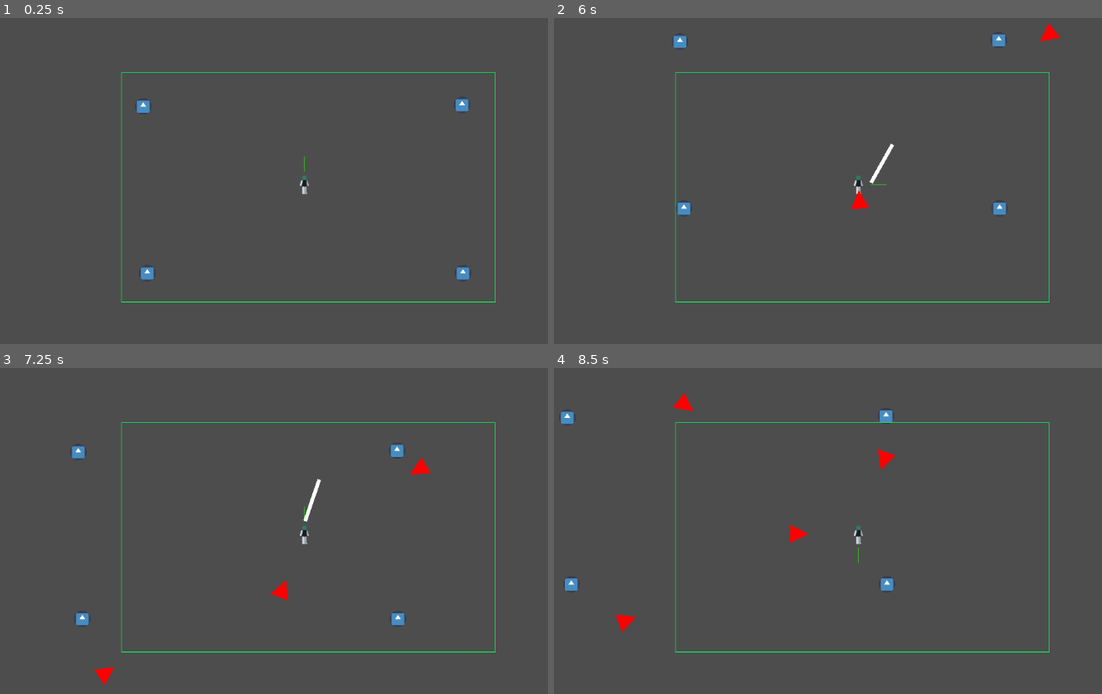
Above: before the commit, frames 1-4 (two rows, left to right).
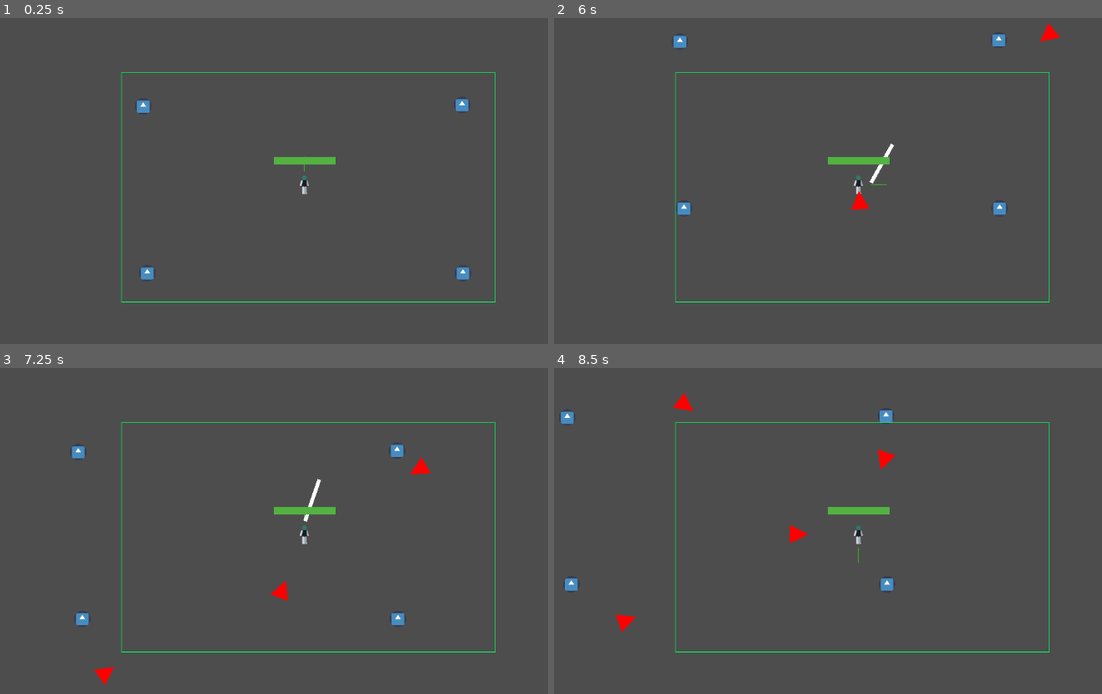
Above: after the commit, the same moments.

Repository: shendru/godot-course-overload
Game: Godot game, scene res://scenes/level.tscn
The game is run twice, just before and just after one commit, with the same random seed, the same clock (stepped at 60 frames per second) and the same inputs. The engine's default icon, where the game draws it, is replaced by a stand-in: a white triangle on a blue panel in a dark square.
Inputs:
- Up to frame 1 (0.25 s): no input
- Up to frame 2 (6 s): tap Enter at 0.5 s; hold D (move_right) 0.53-1.28 s; hold S (move_down) 1.28-2.03 s; hold D (move_right) 2.03-2.78 s; hold W (move_up) 2.78-3.53 s; hold A (move_left) 3.53-5.03 s; hold S (move_down) 5.03-5.78 s; hold D (move_right) from 5.78 s (still down)
- Up to frame 3 (7.25 s): release D (move_right) at 6.53 s; hold W (move_up) from 6.53 s (still down)
- Up to frame 4 (8.5 s): release W (move_up) at 7.28 s; hold D (move_right) 7.28-8.03 s; hold S (move_down) from 8.03 s (still down)

The runs differ from the first frame. In frame 1, 0.3% of the frame differs, in the area x 50-62%, y 42-45%; in frame 2, 0.3%, in the area x 50-62%, y 42-59%; in frame 3, 0.3%; in frame 4, 0.3%.

Commit message:
added player health

Diff:
--- a/scenes/level.tscn
+++ b/scenes/level.tscn
@@ -48,18 +48,6 @@
 width = 2.0
 default_color = Color(0, 1, 0.333333, 1)
 
-[node name="UI" type="CanvasLayer" parent="."]
-visible = false
-
-[node name="enemiesCount" type="Label" parent="UI"]
-offset_left = 1023.0
-offset_top = 13.0
-offset_right = 1097.0
-offset_bottom = 36.0
-text = "enemies: "
-
 [node name="enemies" type="Node" parent="."]
 
 [connection signal="timeout" from="spawner" to="." method="_on_timer_timeout"]
-[connection signal="child_entered_tree" from="enemies" to="UI" method="_on_enemies_child_entered_tree"]
-[connection signal="child_exiting_tree" from="enemies" to="UI" method="_on_enemies_child_exiting_tree"]
--- a/scenes/player.tscn
+++ b/scenes/player.tscn
@@ -1,10 +1,21 @@
-[gd_scene load_steps=4 format=3 uid="uid://b2mpoyrqvhadb"]
+[gd_scene load_steps=7 format=3 uid="uid://b2mpoyrqvhadb"]
 
 [ext_resource type="Script" path="res://scripts/player.gd" id="1_g2l03"]
 [ext_resource type="Texture2D" uid="uid://deex8i1ac20ia" path="res://assets/testchar.png" id="2_h012a"]
 
-[sub_resource type="CircleShape2D" id="CircleShape2D_24rjr"]
-radius = 32.0156
+[sub_resource type="CapsuleShape2D" id="CapsuleShape2D_y5sbg"]
+radius = 15.0
+height = 72.0
+
+[sub_resource type="CapsuleShape2D" id="CapsuleShape2D_sa5an"]
+radius = 23.0
+height = 76.0
+
+[sub_resource type="StyleBoxFlat" id="StyleBoxFlat_e63ir"]
+bg_color = Color(0.1, 0.1, 0.1, 1)
+
+[sub_resource type="StyleBoxFlat" id="StyleBoxFlat_jpiov"]
+bg_color = Color(0.32593, 0.699831, 0.25345, 1)
 
 [node name="player" type="CharacterBody2D" groups=["player"]]
 motion_mode = 1
@@ -15,10 +26,19 @@
 texture = ExtResource("2_h012a")
 
 [node name="CollisionShape2D" type="CollisionShape2D" parent="."]
-shape = SubResource("CircleShape2D_24rjr")
+shape = SubResource("CapsuleShape2D_y5sbg")
 
 [node name="Camera2D" type="Camera2D" parent="."]
 zoom = Vector2(0.5, 0.5)
+
+[node name="HurtBox" type="Area2D" parent="."]
+unique_name_in_owner = true
+collision_layer = 0
+collision_mask = 2
+
+[node name="CollisionShape2D2" type="CollisionShape2D" parent="HurtBox"]
+shape = SubResource("CapsuleShape2D_sa5an")
+debug_color = Color(0.874064, 0.271494, 0.550553, 0.42)
 
 [node name="aim" type="Marker2D" parent="."]
 unique_name_in_owner = true
@@ -32,10 +52,23 @@
 width = 2.0
 default_color = Color(0.116667, 1, 0, 1)
 
-[node name="Timer" type="Timer" parent="."]
+[node name="attack_timer" type="Timer" parent="."]
 autostart = true
 
 [node name="attacks" type="Node2D" parent="."]
 unique_name_in_owner = true
 
-[connection signal="timeout" from="Timer" to="." method="_on_timer_timeout"]
+[node name="ProgressBar" type="ProgressBar" parent="."]
+unique_name_in_owner = true
+offset_left = -106.0
+offset_top = -96.0
+offset_right = 109.0
+offset_bottom = -69.0
+theme_override_styles/background = SubResource("StyleBoxFlat_e63ir")
+theme_override_styles/fill = SubResource("StyleBoxFlat_jpiov")
+value = 100.0
+show_percentage = false
+
+[node name="CanvasLayer" type="CanvasLayer" parent="."]
+
+[connection signal="timeout" from="attack_timer" to="." method="_on_timer_timeout"]
--- a/scripts/enemy.gd
+++ b/scripts/enemy.gd
@@ -16,7 +16,6 @@
 		rotation = direction.angle() + PI / 2
 
 func take_damage():
-
 	health -= 1
 	take_damage_shader()
 	if health == 0:
--- a/scripts/player.gd
+++ b/scripts/player.gd
@@ -6,14 +6,22 @@
 @export var speed: float = 200.0
 @export var marker_offset_angle_degrees = 90.0
 
+var health = 100.0
+signal health_depleted
 
-
-
-func _physics_process(_delta):
+func _physics_process(delta):
 	var input_dir = Input.get_vector("move_left", "move_right", "move_up", "move_down")
 	velocity = input_dir * speed
 	move_and_slide()
 	update_marker_rotation()
+
+	const DAMAGE_RATE = 5.0
+	var overlapping_mobs = %HurtBox.get_overlapping_bodies()
+	if overlapping_mobs.size() > 0:
+		health -= DAMAGE_RATE * overlapping_mobs.size() * delta
+		%ProgressBar.value = health
+		if health <= 0.0:
+			health_depleted.emit()
 
 func update_marker_rotation():
 	if velocity.length() > 0:
